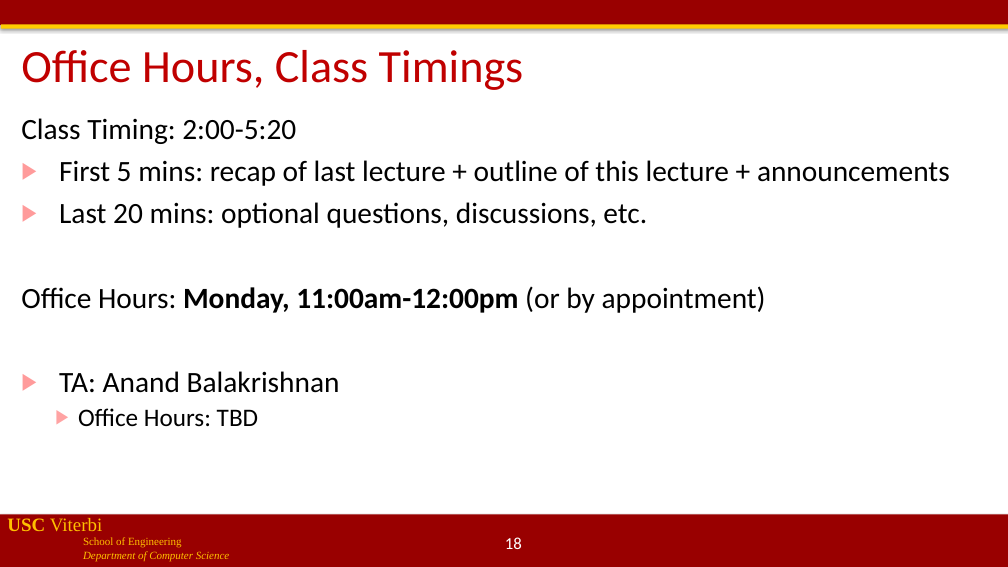
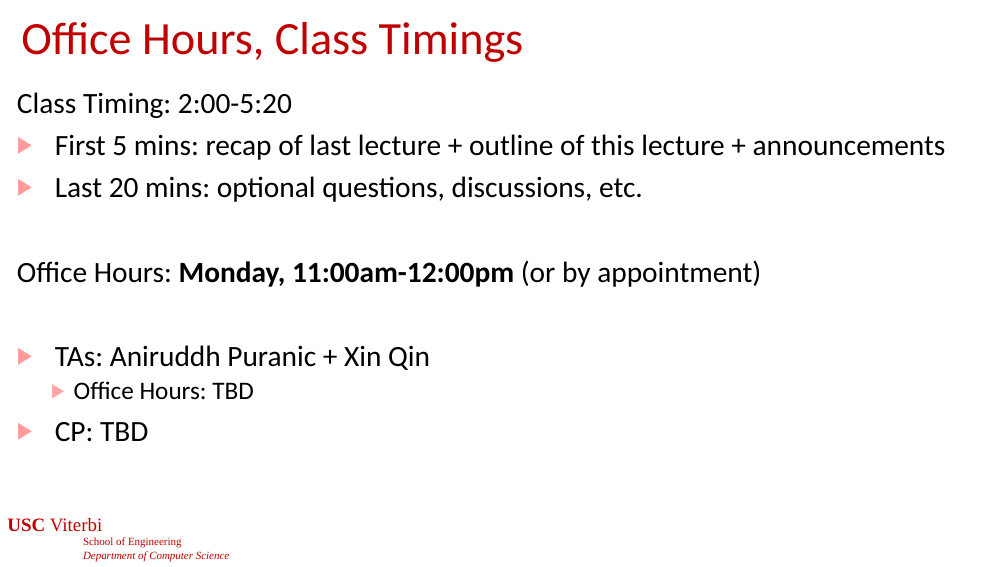
Before and after one commit to jdeshmukh/jdeshmukh.github.io, a slide deck: slide 18 of teaching/cs513slides/lecture0-Course-Intro.pptx. Drawn at 1008x567 pixels with LibreOffice and Linux fonts; fonts in the diff are those of the drawing; background and template pictures are left out. Boxes give left, top, right and bottom in pixels: in the first picture for what was removed or moved away, otherwise in the second. Text is boxed around its words. In the diff, an @@ line names an element or a change of style, - is before the commit and + after.

```diff
--- a/teaching/cs513slides/lecture0-Course-Intro.pptx
+++ b/teaching/cs513slides/lecture0-Course-Intro.pptx
@@ rectangle removed at bbox=[0, 0, 1008, 25] @@
@@ rectangle removed at bbox=[1, 24, 1008, 29] @@
@@ title "Office Hours, Class Timings": place and size @@
-title "Office Hours, Class Timings" at bbox=[21, 50, 524, 90]
+title "Office Hours, Class Timings" at bbox=[21, 22, 524, 62]
@@ text "Class Timing: 2:00-5:20": place and size @@
-text "Class Timing: 2:00-5:20" at bbox=[21, 118, 950, 426]
+text "Class Timing: 2:00-5:20" at bbox=[17, 92, 946, 442]
@@ text at bbox=[55, 345, 430, 370]: text changed @@
-▶ TA: Anand Balakrishnan
+▶ TAs: Aniruddh Puranic + Xin Qin
@@ text at bbox=[55, 422, 148, 442]: paragraph added @@
+▶ CP: TBD
@@ text "USC Viterbi" at bbox=[7, 518, 229, 561]: text colour #FFC000 to #C00000 @@
@@ rectangle removed at bbox=[0, 515, 1008, 567] @@
```
Also in this commit, not shown: 19 other slides changed, 3 other files.
